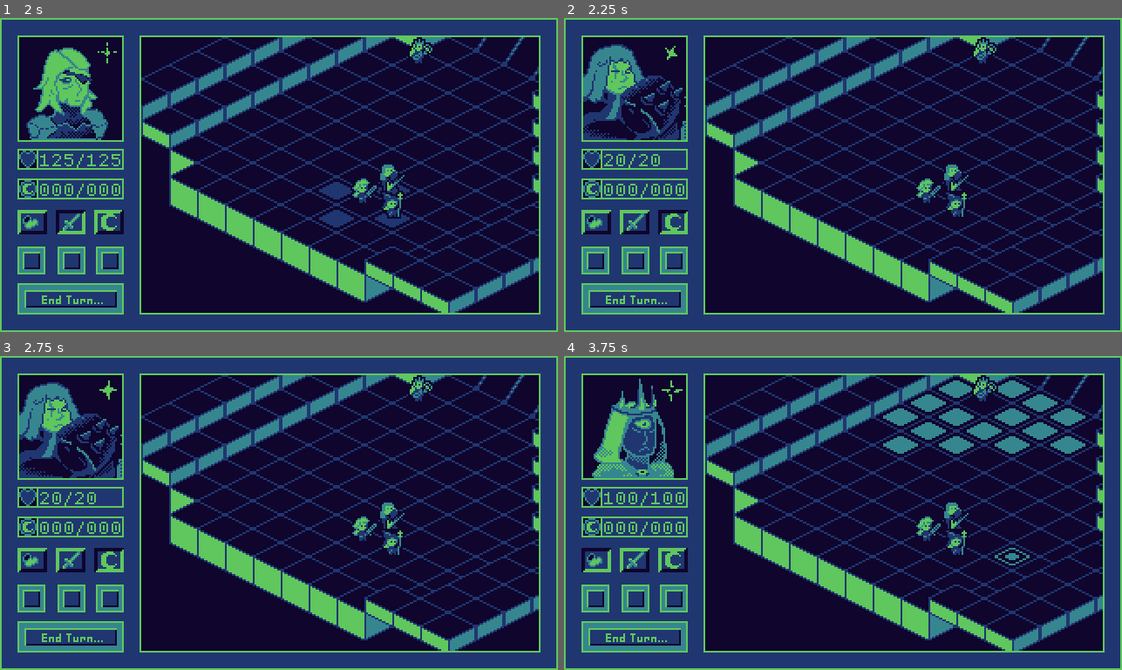
Above: before the commit, frames 1-4 (two rows, left to right).
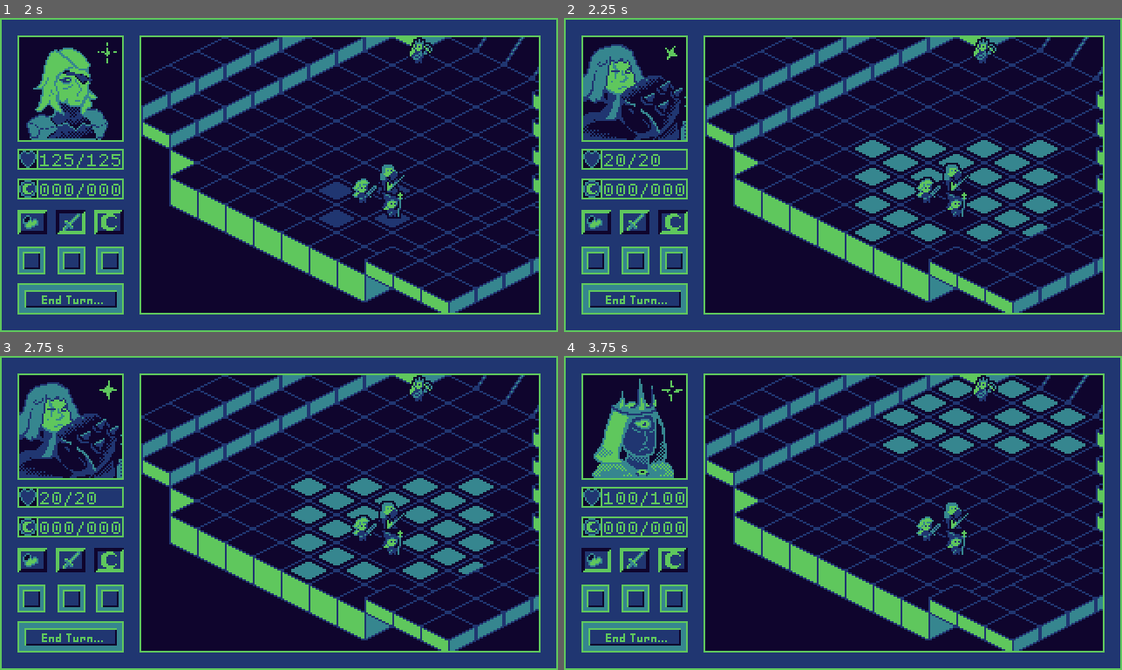
Above: after the commit, the same moments.

Repository: NoahLPoteat/CapstoneProject
Game: Godot game, scene res://src/gameplay/prototypes/game_prototype.tscn
Same seed, same stepped clock (60 frames per second), same inputs: the game is played once before the commit and once after it. The engine's default icon, where the game draws it, is replaced by a stand-in: a white triangle on a blue panel in a dark square.
Inputs (mouse positions are in pixels of both pictures, inside the frame that each line leads up to):
- Up to frame 1 (2 s): move the mouse to (33, 222) at 0.52 s; click (33, 222) at 0.67 s; tap Enter at 1.25 s; move the mouse to (72, 222) at 1.27 s; click (72, 222) at 1.42 s
- Up to frame 2 (2.25 s): tap Space (debug_turn_skip) at 2 s; move the mouse to (675, 222) at 2.02 s; click (675, 222) at 2.17 s
- Up to frame 3 (2.75 s): no input
- Up to frame 4 (3.75 s): tap Enter at 2.75 s; move the mouse to (636, 635) at 2.77 s; click (636, 635) at 2.92 s; tap Space (debug_turn_skip) at 3.5 s; move the mouse to (1010, 560) at 3.52 s; click (1010, 560) at 3.67 s

Frame 1 is identical in both runs. In frame 2, 4.3% of the frame differs, in the area x 52-89%, y 38-72%; in frame 3, 4.3%; in frame 4, 0.1%.

Commit message:
enemy ai basics

Diff:
--- a/Project/src/gameplay/prototypes/battle_screen_controller.gd
+++ b/Project/src/gameplay/prototypes/battle_screen_controller.gd
@@ -40,24 +40,16 @@
 	battle_state_process()
 
 
+var enemy_ai_running: bool = false
 #placement - just start turn order fo now
 #	in the future
 #	display a side panel of all ally units
 #	go through order allowing user to place
 #	each unit in a select area
 #	first we need tiles to have data on which tiles should be placeable
-#ALLY_TURN
-#	pass down to current_turn_process which handles all ally turn behaivour
-#ENEMY_TURN
-#	for now have a quick function to just make enemy unit move to nearest ally unit
-#	and attack if in range
-#	in the future we will offset this to the enemy specificly
-#	allowing them to control their own ai
 #END_SCREEN
 #	if game won display a win screen and pass up that the user has won
 #	if game lost then display a loss screen and pass up without has won
-#NONE
-#	default state, potentially use to just swap to placement phase
 var current_battle_state: BATTLE_PHASES
 func battle_state_process():
 
@@ -67,10 +59,16 @@
 			##	and the gui updating
 			##for now we just go to ally_turn
 			change_battle_state(BATTLE_PHASES.ALLY_TURN)
+
+			return
 		BATTLE_PHASES.ALLY_TURN:
 			turn_state_process()
+			return
 		BATTLE_PHASES.ENEMY_TURN:
-			turn_state_process()
+			if not enemy_ai_running:
+				enemy_ai()
+			#turn_state_process()
+			return
 		BATTLE_PHASES.END_SCREEN:
 			pass
 		BATTLE_PHASES.NONE:
@@ -81,6 +79,71 @@
 			change_battle_state(BATTLE_PHASES.PLACEMENT)
 			pass
 
+var custom_timer: Timer
+func enemy_ai():
+	var this_enemy = current_unit
+	enemy_ai_running = true
+	custom_timer = Timer.new()
+	add_child(custom_timer)
+	custom_timer.wait_time = 1.0
+	custom_timer.one_shot = true
+
+
+	for tile in old_tiles:
+		battle_map_controller.highlight_tile(battle_map_controller.atlas_enum.DEF, tile, true, true)
+	old_tiles = []
+
+	#loop through turn_order, check each unit
+	#	find closest
+	var moves_left = current_unit.movement_left
+
+
+	#highlight valid movement tiles
+	for x in range(moves_left * -1, moves_left + 1):
+		for y in range(moves_left * -1, moves_left + 1):
+			if abs(x) + abs(y) <= moves_left:
+				var to_pos = current_unit.map_position + Vector2i(x, y)
+				battle_map_controller.highlight_tile(
+					battle_map_controller.atlas_enum.WALKABLE, to_pos)
+				old_tiles.append(to_pos)
+
+	#t = randf_range(0.8, 1.2)
+	#await get_tree().create_timer(t).timeout
+	custom_timer.start()
+	await custom_timer.timeout
+
+
+	var closest_unit: UnitBase
+	var closest_dist: float = 10000000.0
+	for unit in turn_order:
+		if this_enemy == unit:
+			continue
+		var s_iso: Vector2i = this_enemy.map_position
+		var t_iso: Vector2i = unit.map_position
+		var d = s_iso.distance_to(t_iso)
+		if d <= closest_dist:
+			closest_dist = d
+			closest_unit = unit
+
+	#loop through all free movement tiles
+	#	find tile closest to enemy unit
+	#take between 0.8 to 1.2 s to 'think'
+	#move enemy unit to said tile
+
+	var closest_tile: Vector2i
+	for tile in old_tiles: #each tile in old_tiles is actually a moveable tile rn
+		battle_map_controller.highlight_tile(battle_map_controller.atlas_enum.DEF, tile, true, true)
+	old_tiles = []
+
+	#swap to attack
+
+	#loop through all available attack tiles
+		#if any enemy in range, attack closest
+
+	enemy_ai_running = false
+	if current_unit == this_enemy:
+		next_turn()
+
 func change_battle_state(new_state: BATTLE_PHASES):
 	exit_battle_state(current_battle_state)
 	current_battle_state = new_state
@@ -103,7 +166,7 @@
 		BATTLE_PHASES.ALLY_TURN:
 			pass
 		BATTLE_PHASES.ENEMY_TURN:
-			pass
+			enemy_ai_running = false
 		BATTLE_PHASES.END_SCREEN:
 			pass
 		BATTLE_PHASES.NONE:
@@ -129,7 +192,7 @@
 							battle_map_controller.atlas_enum.WALKABLE, to_pos)
 						old_tiles.append(to_pos)
 
-
+			pass
 		TURN_STATES.STRIKING:
 			var strike: AbilityBase = current_unit.get_strike()
 			if strike == null:
@@ -189,7 +252,7 @@
 	if Input.is_action_just_pressed("debug_turn_skip"):
 		next_turn()
 
-	if event is InputEventMouse:
+	if event is InputEventMouse and current_battle_state == BATTLE_PHASES.ALLY_TURN:
 		var pos = event.global_position
 		if sub_view_rect.has_point(pos) and self.visible:
 			match current_turn_state:
@@ -223,9 +286,12 @@
 	current_unit = turn_order[turn_index]
 	current_unit.reset_turn()
 
+
 	if current_unit.is_ally:
+		#print("ally")
 		change_battle_state(BATTLE_PHASES.ALLY_TURN)
 	else:
+		#print("enemy")
 		change_battle_state(BATTLE_PHASES.ENEMY_TURN)
 
 	current_turn_state = TURN_STATES.MOVING
@@ -283,7 +349,7 @@
 	for u in turn_order:
 		u.turn_order_pos = i
 		i += 1
-
+	turn_index -= 1
 	check_win_loss()
 
 ## two options
